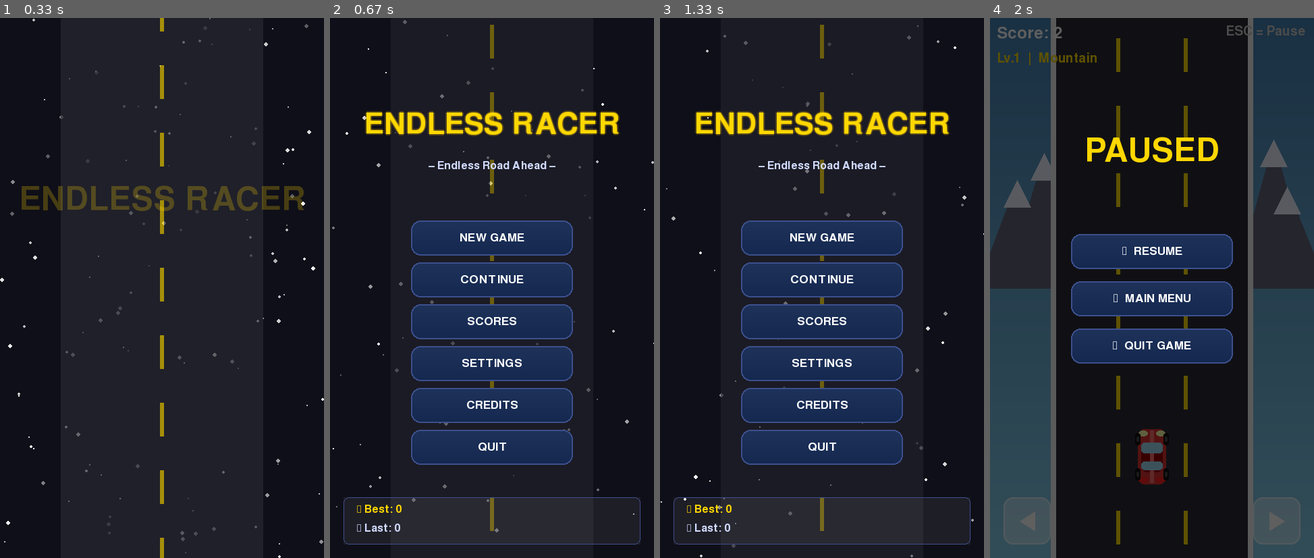
Above: before the commit, frames 1-4 (left to right).
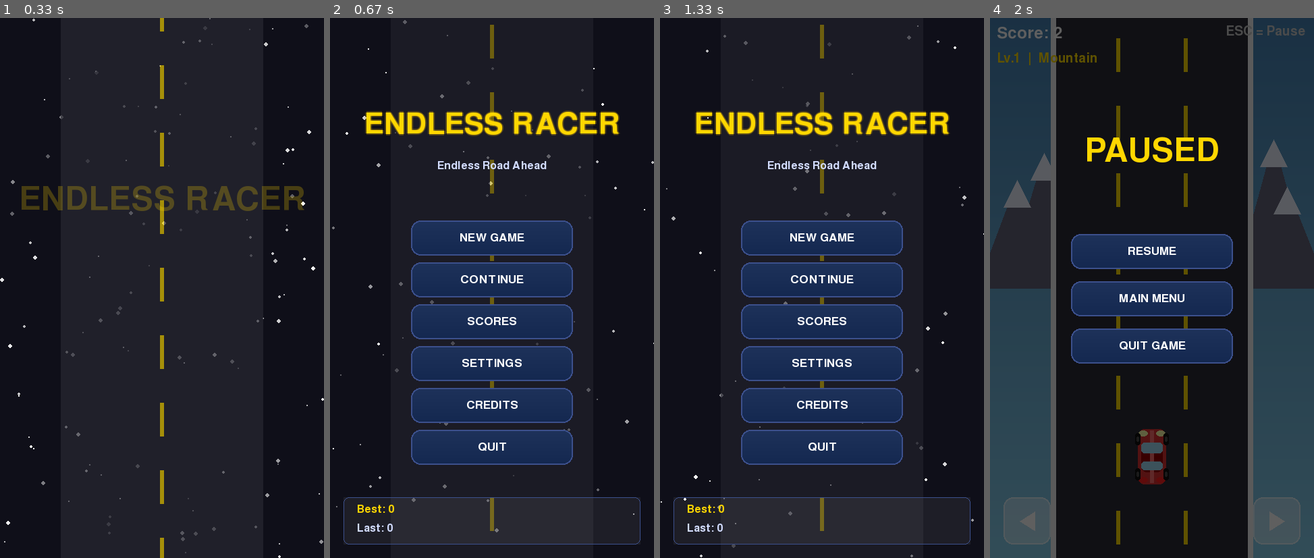
Above: after the commit, the same moments.

Repository: Manav1918/Endless-racer
Game: pygame game, started from main.py
Same seed, same stepped clock (60 frames per second), same inputs: the game is played once before the commit and once after it.
Inputs (mouse positions are in pixels of both pictures, inside the frame that each line leads up to):
- Up to frame 1 (0.33 s): no input
- Up to frame 2 (0.67 s): tap Ac Back at 0.33 s
- Up to frame 3 (1.33 s): click (854, 325) at 0.72 s; tap Ac Back at 1 s
- Up to frame 4 (2 s): press the mouse at (1152, 239) at 1.37 s; move the mouse to (1116, 347) at 1.47 s; release the mouse at (1080, 455) at 1.6 s; tap Ac Back at 1.67 s

Frame 1 is identical in both runs. In frame 2, 0.3% of the frame differs, in the area x 8-70%, y 27-96%; in frame 3, 0.3%; in frame 4, 0.6%, in the area x 37-63%, y 42-62%.

Commit message:
Fix Android startup stability

Diff:
--- a/main.py
+++ b/main.py
@@ -1,7 +1,20 @@
 import pygame
 import sys
+import traceback
 from states import StateManager
 from game_logic import WIDTH, HEIGHT
+from storage import get_save_path
+
+
+def write_crash_log(exc):
+    log_path = get_save_path("crash_log.txt")
+    details = f"{exc}\n{traceback.format_exc()}"
+    print(details)
+    try:
+        with open(log_path, "w", encoding="utf-8") as f:
+            f.write(details)
+    except Exception as log_exc:
+        print(f"Unable to write crash log: {log_exc}")
 
 def main():
     # Crash logging for Android debugging
@@ -30,11 +43,7 @@
             pygame.display.flip()
             clock.tick(60)
     except Exception as e:
-        # Write crash log to a place where we can hopefully see it
-        import traceback
-        with open("crash_log.txt", "w") as f:
-            f.write(str(e) + "\n")
-            f.write(traceback.format_exc())
+        write_crash_log(e)
         pygame.quit()
         sys.exit()
 
--- a/states.py
+++ b/states.py
@@ -232,7 +232,7 @@
             screen.blit(glow_surf, glow_surf.get_rect(centerx=WIDTH//2+dx, centery=160+dy))
         screen.blit(title, title.get_rect(centerx=WIDTH//2, centery=160))
 
-        subtitle = self.font_score.render("– Endless Road Ahead –", True, LIGHT)
+        subtitle = self.font_score.render("Endless Road Ahead", True, LIGHT)
         screen.blit(subtitle, subtitle.get_rect(centerx=WIDTH//2, centery=220))
 
         for b in self.buttons:
@@ -243,8 +243,8 @@
         panel.fill((255,255,255,15))
         screen.blit(panel, (20, HEIGHT - 90))
         pygame.draw.rect(screen, (60,80,140), (20, HEIGHT-90, WIDTH-40, 70), width=1, border_radius=8)
-        bs  = self.font_score.render(f"🏆 Best: {int(self.data['best_score'])}", True, GOLD)
-        ps  = self.font_score.render(f"⏱ Last: {int(self.data['previous_score'])}", True, LIGHT)
+        bs  = self.font_score.render(f"Best: {int(self.data['best_score'])}", True, GOLD)
+        ps  = self.font_score.render(f"Last: {int(self.data['previous_score'])}", True, LIGHT)
         screen.blit(bs, (40, HEIGHT-80))
         screen.blit(ps, (40, HEIGHT-52))
 
@@ -258,7 +258,7 @@
         self.data = load_data()
         self.font_t = pygame.font.Font(None, 52)
         self.font_n = pygame.font.Font(None, 28)
-        self.back   = Button(WIDTH//2, HEIGHT-100, 200, 50, "◀  BACK",
+        self.back   = Button(WIDTH//2, HEIGHT-100, 200, 50, "BACK",
                              lambda: self.mgr.change_state("MainMenu"))
 
     def handle_events(self, events):
@@ -271,8 +271,8 @@
         screen.blit(t, t.get_rect(centerx=WIDTH//2, centery=100))
 
         rows = [
-            ("🏆  Best Score",     int(self.data["best_score"])),
-            ("⏱  Previous Score", int(self.data["previous_score"])),
+            ("Best Score",     int(self.data["best_score"])),
+            ("Previous Score", int(self.data["previous_score"])),
         ]
         for i, (label, val) in enumerate(rows):
             y = 220 + i * 100
@@ -348,7 +348,7 @@
             ("Developed by",            self.font_n, (180, 180, 200)),
             ("Pawan Kumar",             self.font_h, GOLD),
             ("",                        self.font_n, WHITE),
-            ("CID – An Education Hub",  self.font_h, LIGHT),
+            ("CID - An Education Hub",  self.font_h, LIGHT),
             ("Keep Coding! Keep Learning!",   self.font_n, (180, 180, 200)),
         ]
         y_off = panel_y + 14
@@ -472,9 +472,9 @@
         super().__init__(manager)
         self.font_t  = pygame.font.Font(None, 72)
         self.buttons = [
-            Button(WIDTH//2, 320, 240, 52, "▶  RESUME",      lambda: self.mgr.change_state("Game", resume=True)),
-            Button(WIDTH//2, 390, 240, 52, "🏠  MAIN MENU",  lambda: self.mgr.change_state("MainMenu")),
-            Button(WIDTH//2, 460, 240, 52, "🚪  QUIT GAME",  lambda: self.mgr.quit_game()),
+            Button(WIDTH//2, 320, 240, 52, "RESUME",      lambda: self.mgr.change_state("Game", resume=True)),
+            Button(WIDTH//2, 390, 240, 52, "MAIN MENU",   lambda: self.mgr.change_state("MainMenu")),
+            Button(WIDTH//2, 460, 240, 52, "QUIT GAME",   lambda: self.mgr.quit_game()),
         ]
         audio_manager.pause_music()
 
@@ -506,8 +506,8 @@
         self.stars   = [Star() for _ in range(60)]
         self.timer   = 0
         self.buttons = [
-            Button(WIDTH//2, 520, 220, 52, "🔄  PLAY AGAIN", lambda: self.mgr.change_state("Game")),
-            Button(WIDTH//2, 590, 220, 52, "🏠  MENU",       lambda: self.mgr.change_state("MainMenu")),
+            Button(WIDTH//2, 520, 220, 52, "PLAY AGAIN", lambda: self.mgr.change_state("Game")),
+            Button(WIDTH//2, 590, 220, 52, "MENU",       lambda: self.mgr.change_state("MainMenu")),
         ]
 
     def update(self):
--- a/storage.py
+++ b/storage.py
@@ -1,25 +1,21 @@
 import json
 import os
 
-def get_save_path():
-    """Return a writable path for the save file on Android."""
+def get_save_path(filename="save.json"):
+    """Return a writable app-private path on Android, or a local path on desktop."""
+    base_dir = os.environ.get("ANDROID_PRIVATE") or os.getcwd()
     try:
-        # On Android, the private internal storage is the safest place
-        if 'ANDROID_PRIVATE' in os.environ:
-            return os.path.join(os.environ['ANDROID_PRIVATE'], "save.json")
-        if 'PYTHON_SERVICE_ARGUMENT' in os.environ:
-            return os.path.join(os.environ['PYTHON_SERVICE_ARGUMENT'], "save.json")
+        os.makedirs(base_dir, exist_ok=True)
     except Exception:
-        pass
-    # Fallback to current directory (usually works in buildozer apps)
-    return "save.json"
+        base_dir = os.getcwd()
+    return os.path.join(base_dir, filename)
 
 SAVE_FILE = get_save_path()
 
 DEFAULTS = {
     "best_score": 0,
     "previous_score": 0,
-    "music_vol": 50,   # 0–100
+    "music_vol": 50,
     "sfx_on": True,
 }
 
@@ -27,7 +23,8 @@
     if not os.path.exists(SAVE_FILE):
         return dict(DEFAULTS)
     try:
-        data = json.load(open(SAVE_FILE, "r"))
+        with open(SAVE_FILE, "r", encoding="utf-8") as f:
+            data = json.load(f)
         # Fill any missing keys with defaults (handles old save files)
         for k, v in DEFAULTS.items():
             data.setdefault(k, v)
Not shown, changed: buildozer.spec
